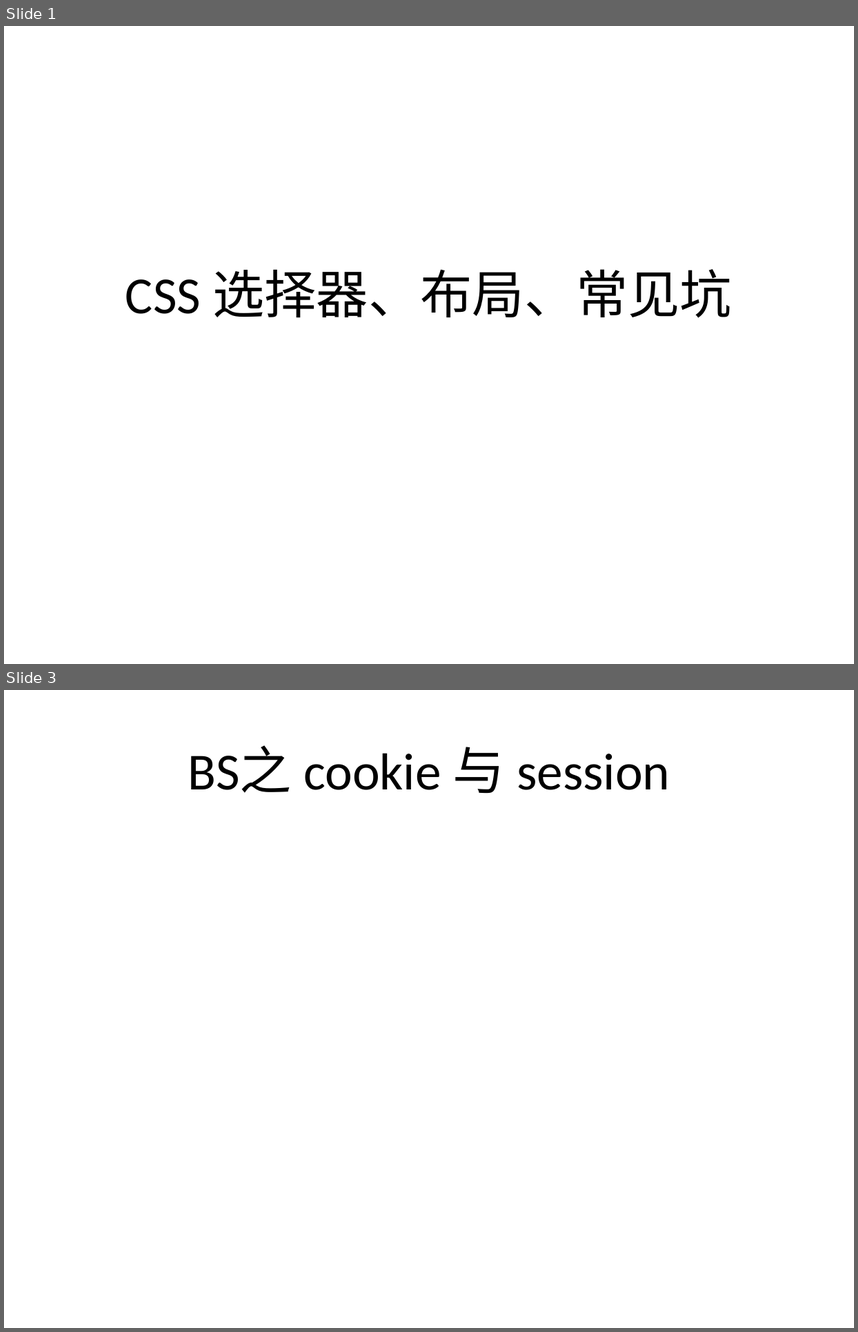
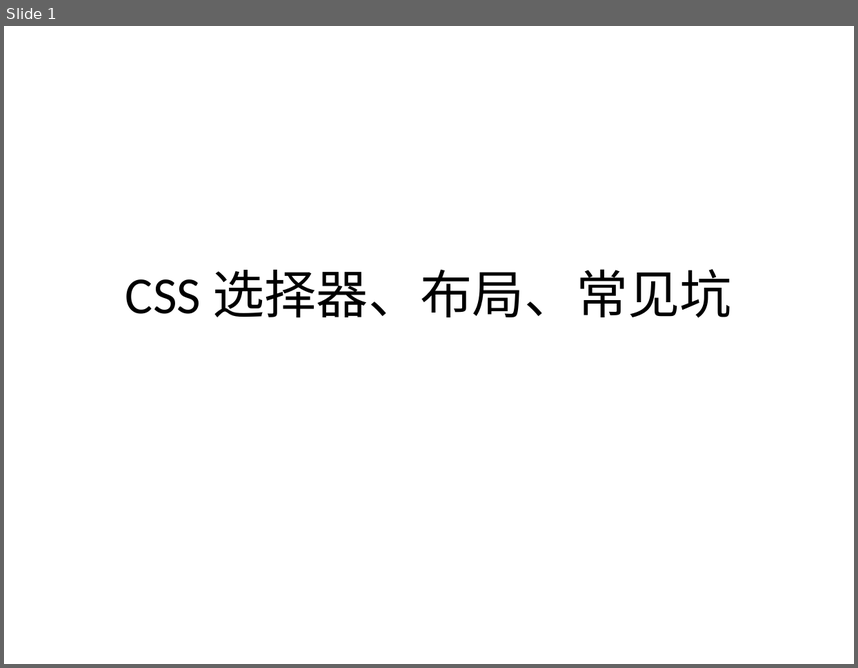
Before and after one commit to boubei-com/boubei-learn, a slide deck: doc/前端-CSS.pptx. Shown one above the other, each under a label of ours: slides 1 and 3 before the commit, slide 1 after it; the slides between them are not shown. The pictures are 858x1332 and 858x668 pixels, drawn with LibreOffice and Linux fonts; fonts in the diff are those of the drawing. Boxes give left, top, right and bottom in pixels: in the first picture for what was removed or moved away, otherwise in the second. Text is boxed around its words. In the diff, an @@ line names an element or a change of style, - is before the commit and + after.

```diff
--- a/doc/前端-CSS.pptx
+++ b/doc/前端-CSS.pptx
@@ slide 3 removed at (x1=4, y1=690, x2=854, y2=1328), background #FFFFFF @@
@@ title removed at (x1=188, y1=746, x2=670, y2=793) @@
-BS之 cookie 与 session
```
Also in this commit, not shown: 1 slide added, 1 other slide removed, 9 other files.
